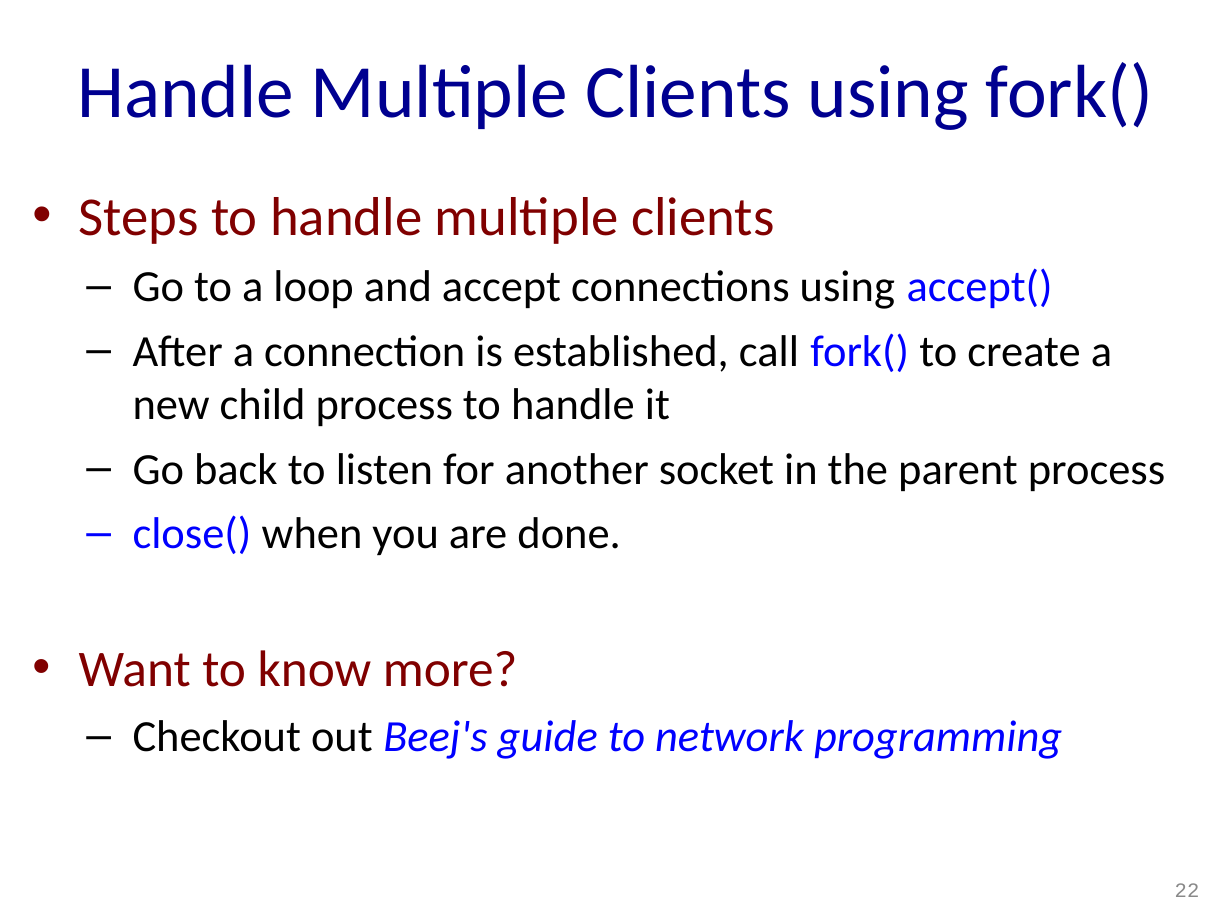
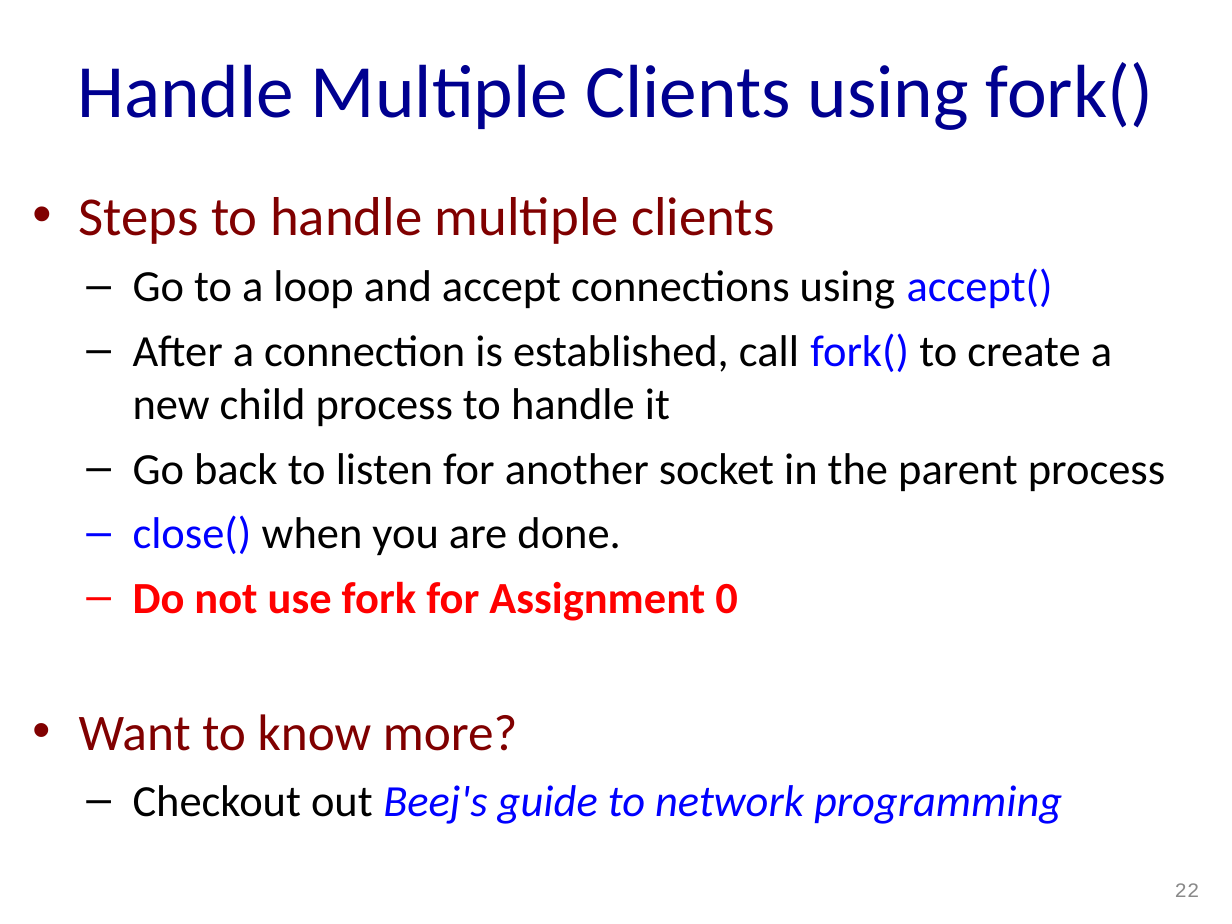
Before and after one commit to sepehrabdous/Computer_Networks_Fall22, a slide deck: slide 22 of Assignment0/socket_programming.ppt. Drawn at 1232x924 pixels with LibreOffice and Linux fonts; fonts in the diff are those of the drawing. Boxes give left, top, right and bottom in pixels: in the first picture for what was removed or moved away, otherwise in the second. Text is boxed around its words. In the diff, an @@ line names an element or a change of style, - is before the commit and + after.

```diff
--- a/Assignment0/socket_programming.ppt
+++ b/Assignment0/socket_programming.ppt
@@ text at (x1=133, y1=581, x2=738, y2=621): paragraph added @@
+  – Do not use fork for Assignment 0
```
Also in this commit, not shown: 2 other slides changed.
